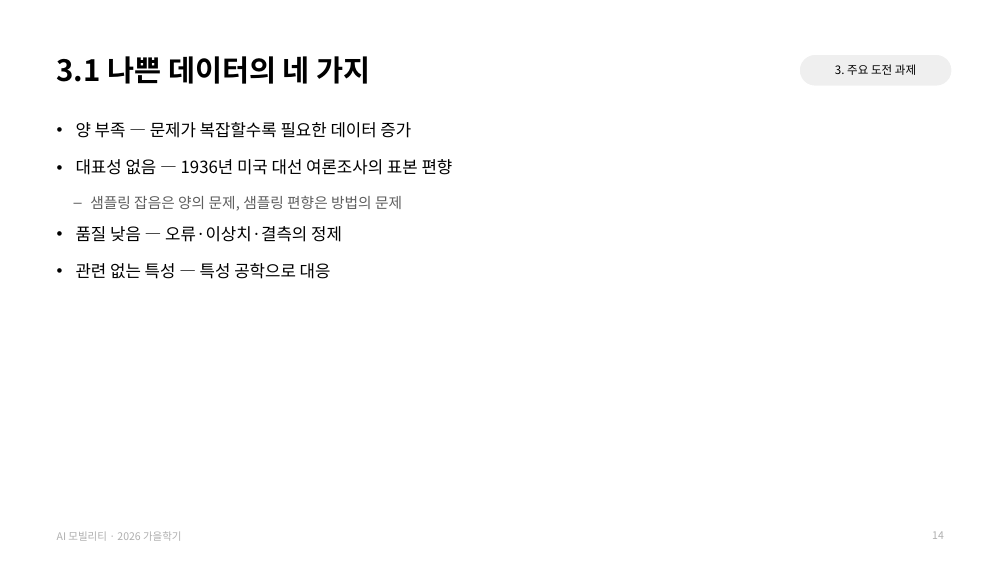
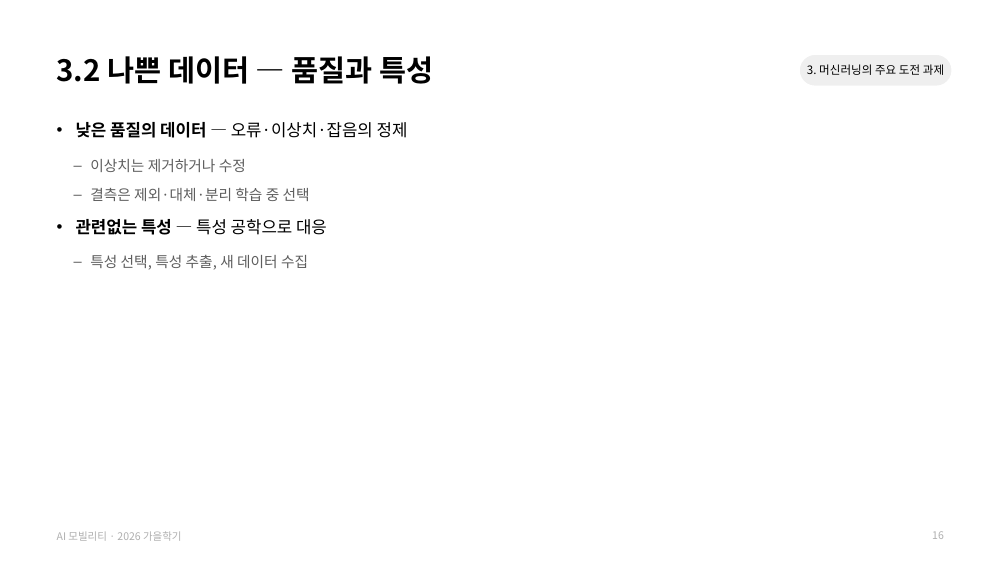
Before and after one commit to jihoyeo/ai-mobility, a slide deck: slide 16 of slides/week02/AI모빌리티_02_머신러닝개요.pptx (slide 14 before the commit). Drawn at 1008x567 pixels with LibreOffice and Linux fonts; fonts in the diff are those of the drawing. Boxes give left, top, right and bottom in pixels: in the first picture for what was removed or moved away, otherwise in the second. Text is boxed around its words. In the diff, an @@ line names an element or a change of style, - is before the commit and + after.

```diff
--- a/slides/week02/AI모빌리티_02_머신러닝개요.pptx
+++ b/slides/week02/AI모빌리티_02_머신러닝개요.pptx
@@ title at bbox=[57, 56, 434, 84]: text changed @@
-3.1 나쁜 데이터의 네 가지
+3.2 나쁜 데이터 — 품질과 특성
@@ text at bbox=[807, 64, 944, 75]: text changed @@
-3. 주요 도전 과제
+3. 머신러닝의 주요 도전 과제
@@ text at bbox=[76, 122, 408, 270]: text changed; size 16 to 14 pt; text colour #000000 to #5E5E5E @@
-• 양 부족 — 문제가 복잡할수록 필요한 데이터 증가
-• 대표성 없음 — 1936년 미국 대선 여론조사의 표본 편향
-  – 샘플링 잡음은 양의 문제, 샘플링 편향은 방법의 문제
-• 품질 낮음 — 오류·이상치·결측의 정제
-• 관련 없는 특성 — 특성 공학으로 대응
+• 낮은 품질의 데이터 — 오류·이상치·잡음의 정제
+  – 이상치는 제거하거나 수정
+  – 결측은 제외·대체·분리 학습 중 선택
+• 관련없는 특성 — 특성 공학으로 대응
+  – 특성 선택, 특성 추출, 새 데이터 수집
@@ page number at bbox=[932, 531, 944, 539]: text changed @@
-14
+16
```
Also in this commit, not shown: 21 other slides changed, 4 slides added, 1 slide removed, 20 other files.
